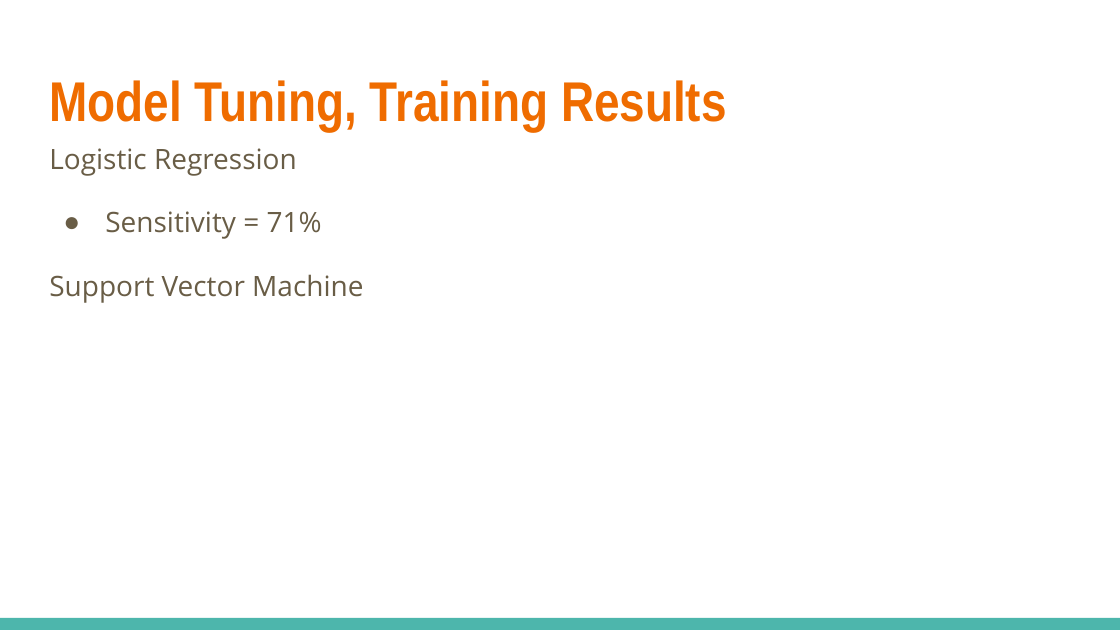
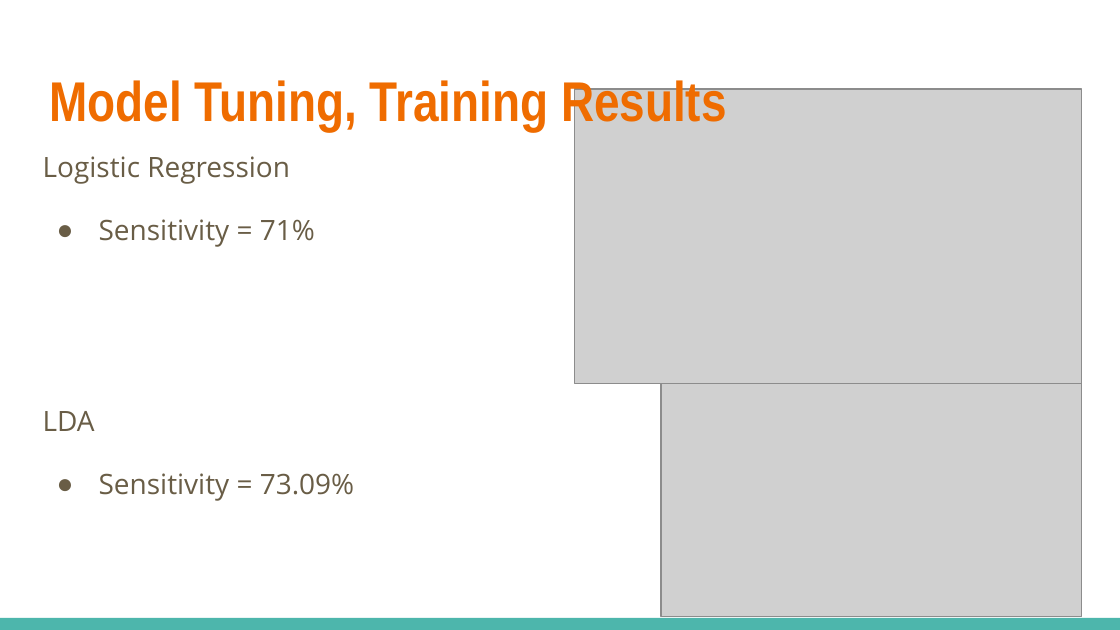
Before and after one commit to hepgon1/summerProject, a slide deck: slide 12 of Anime Predictions.pptx. Drawn at 1120x630 pixels with LibreOffice and Linux fonts; fonts in the diff are those of the drawing; grey boxes stand for pictures. Boxes give left, top, right and bottom in pixels: in the first picture for what was removed or moved away, otherwise in the second. Text is boxed around its words. In the diff, an @@ line names an element or a change of style, - is before the commit and + after.

```diff
--- a/Anime Predictions.pptx
+++ b/Anime Predictions.pptx
@@ picture added at <box>575,88,1082,383</box> @@
@@ text "Logistic Regression": place and size @@
-text "Logistic Regression" at <box>49,148,363,303</box>
+text "Logistic Regression" at <box>43,156,354,501</box>
@@ picture added at <box>661,357,1082,617</box> @@
@@ text at <box>43,411,354,501</box>: text changed @@
-Support Vector Machine
+LDA
+● Sensitivity = 73.09%
```
Also in this commit, not shown: 5 other slides changed, 4 slides added, 1 slide removed.
